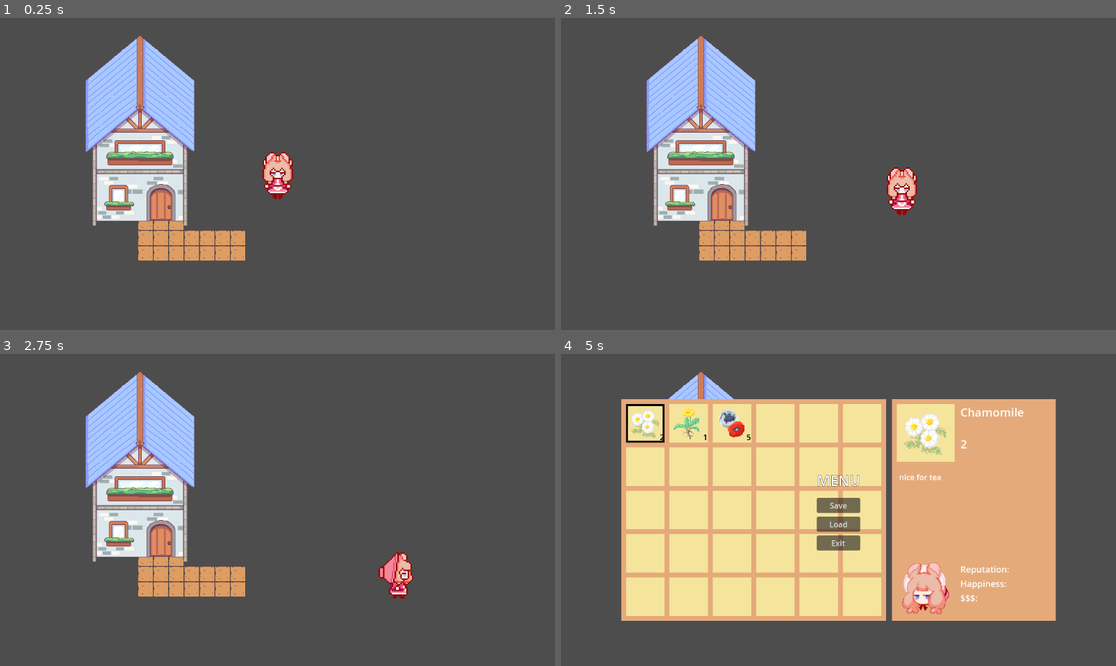
Above: before the commit, frames 1-4 (two rows, left to right).
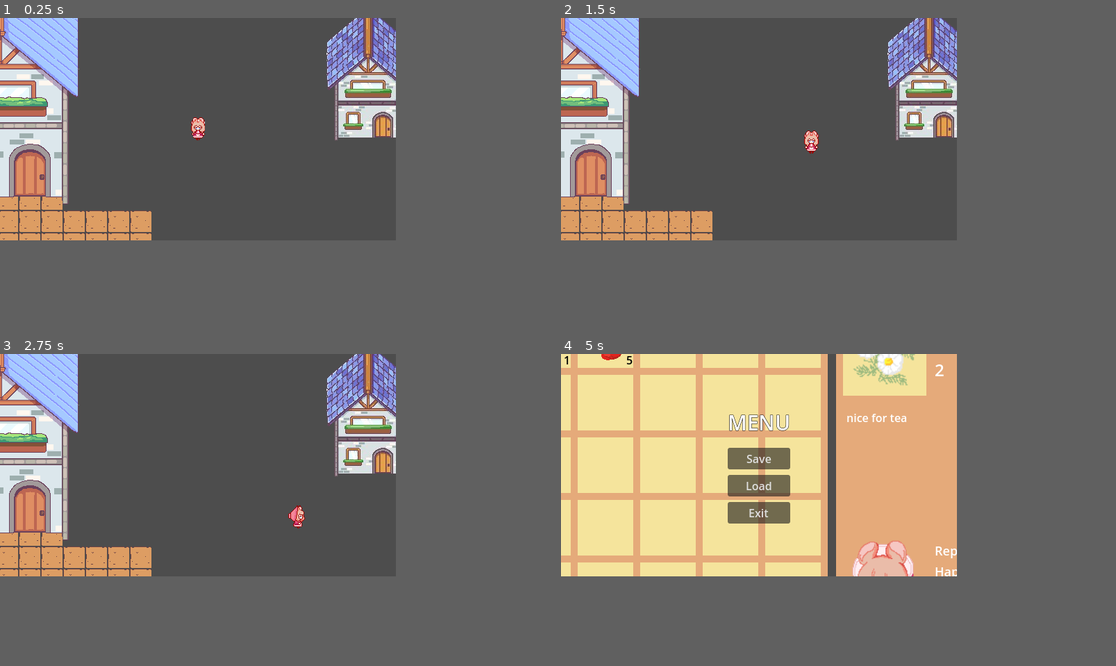
Above: after the commit, the same moments.

Repository: clara0/ApothecaryGame
Game: Godot game, scene res://scenes/main.tscn
Same seed, same stepped clock (60 frames per second), same inputs: the game is played once before the commit and once after it.
Inputs:
- Up to frame 1 (0.25 s): no input
- Up to frame 2 (1.5 s): tap Enter at 0.5 s; hold D (right) 0.53-1.28 s; hold S (down) from 1.28 s (still down)
- Up to frame 3 (2.75 s): release S (down) at 2.03 s; hold D (right) from 2.03 s (still down)
- Up to frame 4 (5 s): release D (right) at 2.78 s; hold W (up) 2.78-3.53 s; hold A (left) from 3.53 s (still down); tap I (inventory) at 4.15 s; tap X (menu) at 4.9 s
The window is 799x449 before the commit and 570x320 after it. Grey fills any space a smaller window leaves; there, only what the larger window draws over its background counts as a difference.

The runs differ from the first frame. In frame 1, 26% of the frame differs, in the area x 0-72%, y 0-78%; in frame 2, 26%; in frame 3, 26%; in frame 4, 57%, in the area x 0-90%, y 0-86%.

Commit message:
switch dimensions and player spritesheet

Diff:
--- a/project.godot
+++ b/project.godot
@@ -18,6 +18,12 @@
 [autoload]
 
 Persist="*res://singletons/persist.gd"
+
+[display]
+
+window/size/viewport_width=570
+window/size/viewport_height=320
+window/stretch/mode="canvas_items"
 
 [global_group]
 
--- a/scenes/main.tscn
+++ b/scenes/main.tscn
@@ -6,8 +6,9 @@
 [ext_resource type="Texture2D" uid="uid://wbk1tvcfv121" path="res://graphics/background/npc_house_sorta_final.png" id="4_1hqu3"]
 [ext_resource type="Resource" uid="uid://ccnc7pxrcbm6c" path="res://inventory/mat_inv_player.tres" id="5_bekfm"]
 [ext_resource type="PackedScene" uid="uid://co1hr67rpogvn" path="res://scenes/menus/game_menu.tscn" id="5_swrxa"]
-[ext_resource type="PackedScene" uid="uid://hoh6415bdbik" path="res://scenes/menus/potion_craft_menu.tscn" id="6_lvwsc"]
+[ext_resource type="PackedScene" uid="uid://hoh6415bdbik" path="res://scenes/menus/potion/potion_craft_menu.tscn" id="6_lvwsc"]
 [ext_resource type="PackedScene" uid="uid://w1u8cbkwbqho" path="res://scenes/inventory/player_inv.tscn" id="8_grqsx"]
+[ext_resource type="Texture2D" uid="uid://cicdubfurva3t" path="res://graphics/background/house-removebg-preview.png" id="9_akcyy"]
 
 [sub_resource type="TileSetAtlasSource" id="TileSetAtlasSource_krdq4"]
 texture = ExtResource("3_r2222")
@@ -180,3 +181,7 @@
 [node name="GameMenu" parent="CanvasLayer" instance=ExtResource("5_swrxa")]
 visible = false
 z_index = 999
+
+[node name="House-removebg-preview" type="Sprite2D" parent="."]
+position = Vector2(334, -9)
+texture = ExtResource("9_akcyy")
--- /dev/null
+++ b/scenes/menus/potion/ingredients.tscn
@@ -0,0 +1,43 @@
+[gd_scene load_steps=2 format=3 uid="uid://ci7tgjpkfvwpw"]
+
+[ext_resource type="PackedScene" uid="uid://ci45byn7gpeqr" path="res://scenes/inventory/slot.tscn" id="1_mod7f"]
+
+[node name="Ingredients" type="Control"]
+layout_mode = 3
+anchors_preset = 0
+offset_right = 580.0
+offset_bottom = 80.0
+
+[node name="GridContainer" type="GridContainer" parent="."]
+layout_mode = 1
+anchors_preset = 8
+anchor_left = 0.5
+anchor_top = 0.5
+anchor_right = 0.5
+anchor_bottom = 0.5
+offset_left = -290.0
+offset_top = -40.0
+offset_right = 290.0
+offset_bottom = 40.0
+grow_horizontal = 2
+grow_vertical = 2
+theme_override_constants/h_separation = 20
+columns = 6
+
+[node name="Slot" parent="GridContainer" instance=ExtResource("1_mod7f")]
+layout_mode = 2
+
+[node name="Slot2" parent="GridContainer" instance=ExtResource("1_mod7f")]
+layout_mode = 2
+
+[node name="Slot3" parent="GridContainer" instance=ExtResource("1_mod7f")]
+layout_mode = 2
+
+[node name="Slot4" parent="GridContainer" instance=ExtResource("1_mod7f")]
+layout_mode = 2
+
+[node name="Slot5" parent="GridContainer" instance=ExtResource("1_mod7f")]
+layout_mode = 2
+
+[node name="Slot6" parent="GridContainer" instance=ExtResource("1_mod7f")]
+layout_mode = 2
--- /dev/null
+++ b/scenes/menus/potion/objective.tscn
@@ -0,0 +1,13 @@
+[gd_scene load_steps=2 format=3 uid="uid://itee0yhi1hk3"]
+
+[ext_resource type="Texture2D" uid="uid://bojy7epcvp1jo" path="res://graphics/ui/sad_slot.png" id="1_thdih"]
+
+[node name="Objective" type="Control"]
+layout_mode = 3
+anchors_preset = 0
+
+[node name="Background" type="NinePatchRect" parent="."]
+layout_mode = 0
+offset_right = 40.0
+offset_bottom = 40.0
+texture = ExtResource("1_thdih")
--- /dev/null
+++ b/scenes/menus/potion/potion_craft_menu.tscn
@@ -0,0 +1,53 @@
+[gd_scene load_steps=4 format=3 uid="uid://hoh6415bdbik"]
+
+[ext_resource type="PackedScene" uid="uid://ci7tgjpkfvwpw" path="res://scenes/menus/potion/ingredients.tscn" id="1_55jro"]
+[ext_resource type="Texture2D" uid="uid://c68y3kmdv6gci" path="res://graphics/ui/sad_inv_bgd.png" id="1_uhppn"]
+[ext_resource type="PackedScene" uid="uid://itee0yhi1hk3" path="res://scenes/menus/potion/objective.tscn" id="2_qip6n"]
+
+[node name="PotionCraftMenu" type="Control"]
+layout_mode = 3
+anchors_preset = 15
+anchor_right = 1.0
+anchor_bottom = 1.0
+grow_horizontal = 2
+grow_vertical = 2
+
+[node name="Background" type="NinePatchRect" parent="."]
+layout_mode = 1
+anchors_preset = 15
+anchor_right = 1.0
+anchor_bottom = 1.0
+grow_horizontal = 2
+grow_vertical = 2
+texture = ExtResource("1_uhppn")
+
+[node name="MarginContainer" type="MarginContainer" parent="."]
+layout_mode = 1
+anchors_preset = 15
+anchor_right = 1.0
+anchor_bottom = 1.0
+grow_horizontal = 2
+grow_vertical = 2
+
+[node name="VSplitContainer" type="VSplitContainer" parent="MarginContainer"]
+layout_mode = 2
+size_flags_horizontal = 4
+size_flags_vertical = 4
+
+[node name="HBoxContainer" type="HBoxContainer" parent="MarginContainer/VSplitContainer"]
+layout_mode = 2
+
+[node name="Objective" parent="MarginContainer/VSplitContainer/HBoxContainer" instance=ExtResource("2_qip6n")]
+layout_mode = 2
+
+[node name="Base" type="Control" parent="MarginContainer/VSplitContainer/HBoxContainer"]
+layout_mode = 2
+
+[node name="Tools" type="Control" parent="MarginContainer/VSplitContainer/HBoxContainer"]
+layout_mode = 2
+
+[node name="Ingredients" parent="MarginContainer/VSplitContainer" instance=ExtResource("1_55jro")]
+custom_minimum_size = Vector2(580, 80)
+layout_mode = 2
+size_flags_horizontal = 4
+size_flags_vertical = 8
--- a/scenes/menus/potion_craft_menu.tscn
+++ /dev/null
@@ -1,143 +0,0 @@
-[gd_scene load_steps=5 format=3 uid="uid://hoh6415bdbik"]
-
-[ext_resource type="StyleBox" uid="uid://b2a0odtfhykvl" path="res://styles/potion_craft_menu_box.tres" id="1_ysu0w"]
-[ext_resource type="StyleBox" uid="uid://cnkqdjlu6jleo" path="res://styles/arrow_keys.tres" id="2_xg64a"]
-[ext_resource type="PackedScene" uid="uid://ci45byn7gpeqr" path="res://scenes/inventory/slot.tscn" id="3_7nx7s"]
-
-[sub_resource type="StyleBoxFlat" id="StyleBoxFlat_ulux7"]
-bg_color = Color(0.706603, 0.77, 0.6699, 1)
-
-[node name="PotionCraftMenu" type="Control"]
-layout_mode = 3
-anchors_preset = 15
-anchor_right = 1.0
-anchor_bottom = 1.0
-grow_horizontal = 2
-grow_vertical = 2
-
-[node name="PanelContainer" type="PanelContainer" parent="."]
-layout_mode = 1
-anchors_preset = 15
-anchor_right = 1.0
-anchor_bottom = 1.0
-grow_horizontal = 2
-grow_vertical = 2
-theme_override_styles/panel = SubResource("StyleBoxFlat_ulux7")
-
-[node name="MarginContainer" type="MarginContainer" parent="."]
-layout_mode = 1
-anchors_preset = 15
-anchor_right = 1.0
-anchor_bottom = 1.0
-grow_horizontal = 2
-grow_vertical = 2
-theme_override_constants/margin_left = 54
-theme_override_constants/margin_top = 24
-theme_override_constants/margin_right = 54
-theme_override_constants/margin_bottom = 24
-
-[node name="VBoxContainer" type="VBoxContainer" parent="MarginContainer"]
-layout_mode = 2
-theme_override_constants/separation = 16
-
-[node name="NotHotbar" type="HBoxContainer" parent="MarginContainer/VBoxContainer"]
-layout_mode = 2
-theme_override_constants/separation = 16
-
-[node name="CreationDetails" type="VBoxContainer" parent="MarginContainer/VBoxContainer/NotHotbar"]
-custom_minimum_size = Vector2(225, 0)
-layout_mode = 2
-theme_override_constants/separation = 16
-
-[node name="CreatingMargin" type="MarginContainer" parent="MarginContainer/VBoxContainer/NotHotbar/CreationDetails"]
-layout_mode = 2
-size_flags_vertical = 3
-
-[node name="Creating" type="PanelContainer" parent="MarginContainer/VBoxContainer/NotHotbar/CreationDetails/CreatingMargin"]
-layout_mode = 2
-theme_override_styles/panel = ExtResource("1_ysu0w")
-
-[node name="CreateText" type="VBoxContainer" parent="MarginContainer/VBoxContainer/NotHotbar/CreationDetails/CreatingMargin/Creating"]
-layout_mode = 2
-
-[node name="Label" type="Label" parent="MarginContainer/VBoxContainer/NotHotbar/CreationDetails/CreatingMargin/Creating/CreateText"]
-layout_mode = 2
-text = "Creating:"
-
-[node name="Label2" type="Label" parent="MarginContainer/VBoxContainer/NotHotbar/CreationDetails/CreatingMargin/Creating/CreateText"]
-layout_mode = 2
-
-[node name="ObjectiveMargin" type="MarginContainer" parent="MarginContainer/VBoxContainer/NotHotbar/CreationDetails"]
-layout_mode = 2
-size_flags_vertical = 3
-
-[node name="Objective" type="PanelContainer" parent="MarginContainer/VBoxContainer/NotHotbar/CreationDetails/ObjectiveMargin"]
-layout_mode = 2
-theme_override_styles/panel = ExtResource("1_ysu0w")
-
-[node name="ObjectiveText" type="VBoxContainer" parent="MarginContainer/VBoxContainer/NotHotbar/CreationDetails/ObjectiveMargin/Objective"]
-layout_mode = 2
-
-[node name="Label" type="Label" parent="MarginContainer/VBoxContainer/NotHotbar/CreationDetails/ObjectiveMargin/Objective/ObjectiveText"]
-layout_mode = 2
-text = "Objective:"
-
-[node name="Label2" type="Label" parent="MarginContainer/VBoxContainer/NotHotbar/CreationDetails/ObjectiveMargin/Objective/ObjectiveText"]
-layout_mode = 2
-
-[node name="MainScreen" type="Control" parent="MarginContainer/VBoxContainer/NotHotbar"]
-layout_mode = 2
-size_flags_horizontal = 3
-
-[node name="Tools" type="VBoxContainer" parent="MarginContainer/VBoxContainer/NotHotbar"]
-custom_minimum_size = Vector2(225, 448)
-layout_mode = 2
-
-[node name="ToolSelectMargin" type="MarginContainer" parent="MarginContainer/VBoxContainer/NotHotbar/Tools"]
-layout_mode = 2
-size_flags_vertical = 3
-
-[node name="ToolPanel" type="PanelContainer" parent="MarginContainer/VBoxContainer/NotHotbar/Tools/ToolSelectMargin"]
-layout_mode = 2
-theme_override_styles/panel = ExtResource("1_ysu0w")
-
-[node name="HotbarPanel" type="PanelContainer" parent="MarginContainer/VBoxContainer"]
-layout_mode = 2
-size_flags_horizontal = 3
-size_flags_vertical = 3
-theme_override_styles/panel = ExtResource("1_ysu0w")
-
-[node name="Hotbar" type="HBoxContainer" parent="MarginContainer/VBoxContainer/HotbarPanel"]
-layout_mode = 2
-size_flags_vertical = 3
-
-[node name="PanelContainer" type="PanelContainer" parent="MarginContainer/VBoxContainer/HotbarPanel/Hotbar"]
-layout_mode = 2
-theme_override_styles/panel = ExtResource("2_xg64a")
-
-[node name="GridContainer" type="GridContainer" parent="MarginContainer/VBoxContainer/HotbarPanel/Hotbar"]
-layout_mode = 2
-size_flags_horizontal = 3
-columns = 7
-
-[node name="Slot" parent="MarginContainer/VBoxContainer/HotbarPanel/Hotbar/GridContainer" instance=ExtResource("3_7nx7s")]
-layout_mode = 2
-
-[node name="Slot2" parent="MarginContainer/VBoxContainer/HotbarPanel/Hotbar/GridContainer" instance=ExtResource("3_7nx7s")]
-layout_mode = 2
-
-[node name="Slot3" parent="MarginContainer/VBoxContainer/HotbarPanel/Hotbar/GridContainer" instance=ExtResource("3_7nx7s")]
-layout_mode = 2
-
-[node name="Slot4" parent="MarginContainer/VBoxContainer/HotbarPanel/Hotbar/GridContainer" instance=ExtResource("3_7nx7s")]
-layout_mode = 2
-
-[node name="Slot5" parent="MarginContainer/VBoxContainer/HotbarPanel/Hotbar/GridContainer" instance=ExtResource("3_7nx7s")]
-layout_mode = 2
-
-[node name="Slot6" parent="MarginContainer/VBoxContainer/HotbarPanel/Hotbar/GridContainer" instance=ExtResource("3_7nx7s")]
-layout_mode = 2
-
-[node name="PanelContainer2" type="PanelContainer" parent="MarginContainer/VBoxContainer/HotbarPanel/Hotbar"]
-layout_mode = 2
-theme_override_styles/panel = ExtResource("2_xg64a")
--- a/scenes/menus/potion_making_menu.tscn
+++ /dev/null
@@ -1,7 +0,0 @@
-[gd_scene format=3 uid="uid://bdvrl5hxv6sc3"]
-
-[node name="PotionMakingMenu" type="Control"]
-layout_mode = 3
-anchors_preset = 0
-offset_right = 40.0
-offset_bottom = 40.0
--- a/scenes/player/player.gd
+++ b/scenes/player/player.gd
@@ -17,7 +17,7 @@
 }
 
 
-@export var speed: int = 175
+@export var speed: int = 100
 var _curr_anim: Anim = Anim.IDLE
 var direction: Vector2 = Vector2.ZERO
 @onready var _animation_player = $AnimationPlayer
--- a/scenes/player/player.tscn
+++ b/scenes/player/player.tscn
@@ -1,10 +1,10 @@
 [gd_scene load_steps=10 format=3 uid="uid://f8sn0a0pa6k7"]
 
-[ext_resource type="Texture2D" uid="uid://dauywwfr7yyiu" path="res://graphics/player/bonnie_sprites_2.png" id="1_fnk66"]
+[ext_resource type="Texture2D" uid="uid://bu4c54ayvw8n7" path="res://graphics/player/spritesheet_final.PNG" id="1_tveg4"]
 
 [sub_resource type="CapsuleShape2D" id="CapsuleShape2D_t5orw"]
-radius = 13.3333
-height = 52.0
+radius = 5.2
+height = 24.0
 
 [sub_resource type="Animation" id="Animation_bav0c"]
 length = 0.001
@@ -18,42 +18,7 @@
 "times": PackedFloat32Array(0),
 "transitions": PackedFloat32Array(1),
 "update": 1,
-"values": [0]
-}
-
-[sub_resource type="Animation" id="Animation_hd6my"]
-resource_name = "back_walk"
-length = 0.8
-loop_mode = 1
-tracks/0/type = "value"
-tracks/0/imported = false
-tracks/0/enabled = true
-tracks/0/path = NodePath(".:frame")
-tracks/0/interp = 1
-tracks/0/loop_wrap = true
-tracks/0/keys = {
-"times": PackedFloat32Array(0, 0.2, 0.4, 0.6),
-"transitions": PackedFloat32Array(1, 1, 1, 1),
-"update": 1,
-"values": [12, 13, 14, 15]
-}
-
-[sub_resource type="Animation" id="Animation_ho35g"]
-resource_name = "forward_walk"
-length = 0.8
-loop_mode = 1
-step = 0.2
-tracks/0/type = "value"
-tracks/0/imported = false
-tracks/0/enabled = true
-tracks/0/path = NodePath(".:frame")
-tracks/0/interp = 1
-tracks/0/loop_wrap = true
-tracks/0/keys = {
-"times": PackedFloat32Array(0, 0.2, 0.4, 0.6),
-"transitions": PackedFloat32Array(1, 1, 1, 1),
-"update": 1,
-"values": [0, 1, 2, 3]
+"values": [14]
 }
 
 [sub_resource type="Animation" id="Animation_6awif"]
@@ -76,6 +41,24 @@
 "values": [4, 5, 6, 7]
 }
 
+[sub_resource type="Animation" id="Animation_ho35g"]
+resource_name = "forward_walk"
+length = 0.8
+loop_mode = 1
+step = 0.2
+tracks/0/type = "value"
+tracks/0/imported = false
+tracks/0/enabled = true
+tracks/0/path = NodePath(".:frame")
+tracks/0/interp = 1
+tracks/0/loop_wrap = true
+tracks/0/keys = {
+"times": PackedFloat32Array(0, 0.2, 0.4, 0.6),
+"transitions": PackedFloat32Array(1, 1, 1, 1),
+"update": 1,
+"values": [0, 1, 2, 3]
+}
+
 [sub_resource type="Animation" id="Animation_mcv52"]
 resource_name = "right_walk"
 length = 0.8
@@ -93,14 +76,31 @@
 "values": [8, 9, 10, 11]
 }
 
+[sub_resource type="Animation" id="Animation_hd6my"]
+resource_name = "back_walk"
+length = 0.8
+loop_mode = 1
+tracks/0/type = "value"
+tracks/0/imported = false
+tracks/0/enabled = true
+tracks/0/path = NodePath(".:frame")
+tracks/0/interp = 1
+tracks/0/loop_wrap = true
+tracks/0/keys = {
+"times": PackedFloat32Array(0, 0.2, 0.4, 0.6),
+"transitions": PackedFloat32Array(1, 1, 1, 1),
+"update": 1,
+"values": [12, 13, 14, 15]
+}
+
 [sub_resource type="AnimationLibrary" id="AnimationLibrary_0u1y4"]
 _data = {
 "RESET": SubResource("Animation_bav0c"),
-"backward_walk": SubResource("Animation_hd6my"),
-"forward_walk": SubResource("Animation_ho35g"),
+"backward_walk": SubResource("Animation_mcv52"),
+"forward_walk": SubResource("Animation_hd6my"),
 "idle": SubResource("Animation_6awif"),
 "left_walk": SubResource("Animation_1fuea"),
-"right_walk": SubResource("Animation_mcv52")
+"right_walk": SubResource("Animation_ho35g")
 }
 
 [node name="Player" type="CharacterBody2D" groups=["Persist"]]
@@ -114,10 +114,11 @@
 libraries = {
 "": SubResource("AnimationLibrary_0u1y4")
 }
+speed_scale = 2.0
 
 [node name="Sprite2D" type="Sprite2D" parent="."]
 texture_filter = 1
-scale = Vector2(3, 3)
-texture = ExtResource("1_fnk66")
+texture = ExtResource("1_tveg4")
 hframes = 4
 vframes = 4
+frame = 14
Binary file added: graphics/background/house-removebg-preview.png
Not shown, added: graphics/background/house-removebg-preview.png.import
Binary file added: graphics/player/spritesheet_final.PNG
Not shown, added: graphics/player/spritesheet_final.PNG.import
Not shown: 1 places in scenes/main.tscn that only renumber resources
